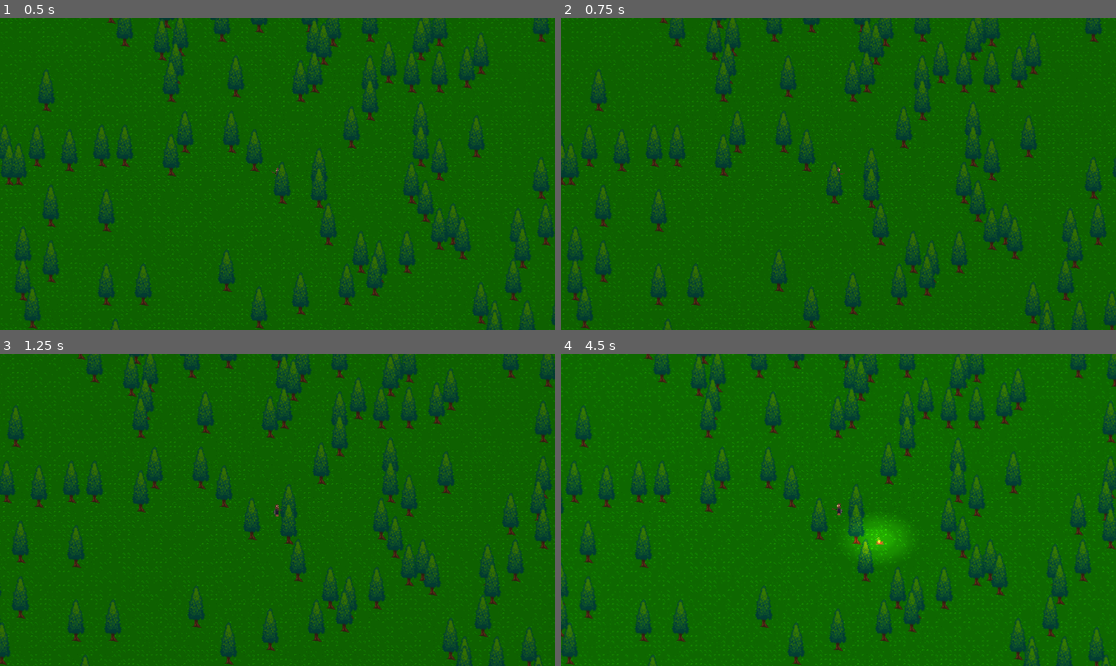
Above: before the commit, frames 1-4 (two rows, left to right).
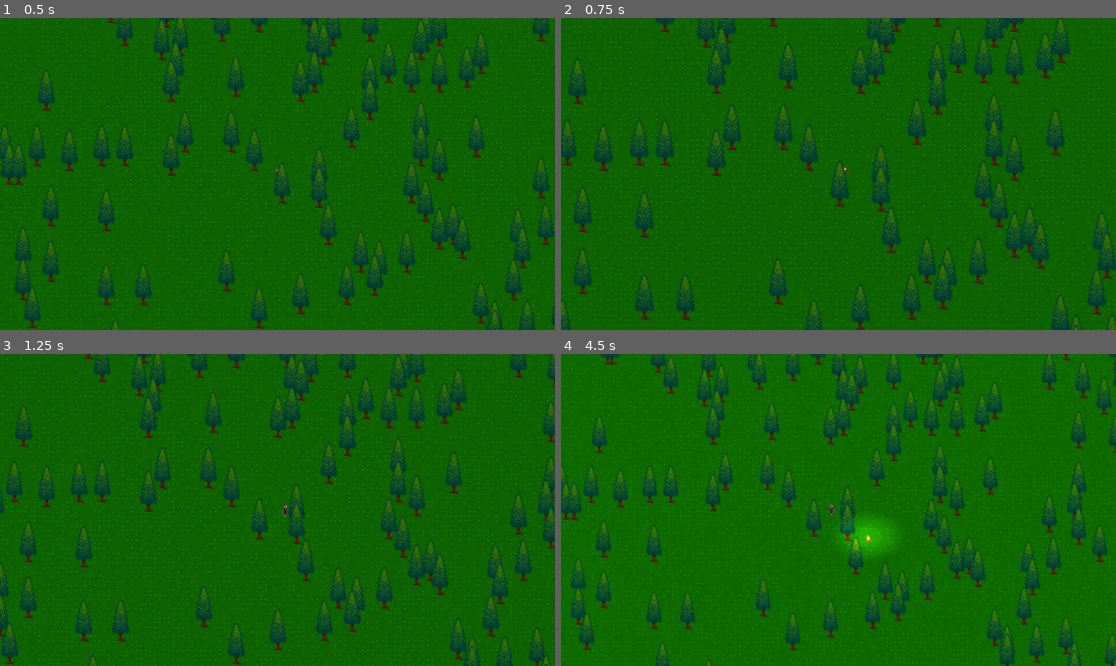
Above: after the commit, the same moments.

Repository: Mesiow/Amnesia
Game: Godot game, scene res://World/Scenes/World.tscn
Two runs of this game, one before a commit and one after it. Both use one fixed random seed, a clock stepped at 60 frames per second and the inputs below. Sound files missing from this copy of the repository are replaced by a short silence.
Inputs (mouse positions are in pixels of both pictures, inside the frame that each line leads up to):
- Up to frame 1 (0.5 s): no input
- Up to frame 2 (0.75 s): tap Enter at 0.5 s; move the mouse to (960, 158) at 0.52 s; hold D (right) from 0.53 s (still down); tap Shift (decrease_zoom, bound only after the commit) at 0.6 s
- Up to frame 3 (1.25 s): keep holding D (right); tap Z (increase_zoom, bound only after the commit) at 0.8 s
- Up to frame 4 (4.5 s): move the mouse to (727, 525) at 1.27 s; release D (right) at 1.28 s; hold S (down) 1.28-2.03 s; tap Z (increase_zoom, bound only after the commit) at 1.35, 2.3, 3.8, 4.35 s; tap Shift (decrease_zoom, bound only after the commit) at 1.55, 3.05, 3.6 s; move the mouse to (894, 441) at 2.02 s; press the mouse at (894, 441) at 2.03 s; hold D (right) 2.03-2.78 s; move the mouse to (810, 572) at 2.77 s; release the mouse at (810, 572) at 2.78 s; hold W (up) 2.78-3.53 s; tap F (use) at 2.85 s; move the mouse to (1005, 556) at 3.52 s; hold A (left) from 3.53 s (still down); move the mouse to (672, 463) at 4.27 s

Frame 1 is identical in both runs. In frame 2, 27% of the frame differs, in the area x 0-100%, y 0-100%; in frame 3, 24%; in frame 4, 29%.

Commit message:
day/night cycle now loops

Diff:
--- a/Environment/Scenes/DayNightCycle.tscn
+++ b/Environment/Scenes/DayNightCycle.tscn
@@ -1,7 +1,8 @@
-[gd_scene load_steps=4 format=2]
+[gd_scene load_steps=5 format=2]
 
 [ext_resource path="res://Environment/Scripts/DayNightCycle.gd" type="Script" id=1]
 [ext_resource path="res://Environment/Sounds/Nature Ambiance-SoundBible.com-1444637890.ogg" type="AudioStream" id=2]
+[ext_resource path="res://Environment/Sounds/Night_Sounds_-_Crickets-Lisa_Redfern-591005346.ogg" type="AudioStream" id=3]
 
 [sub_resource type="Animation" id=1]
 resource_name = "NightTransition"
@@ -33,4 +34,13 @@
 volume_db = -80.0
 
 [node name="NightTimeAmbience" type="AudioStreamPlayer" parent="."]
+stream = ExtResource( 3 )
+volume_db = -80.0
+
+[node name="DayTimer" type="Timer" parent="."]
+wait_time = 0.01
+
+[node name="NightTimer" type="Timer" parent="."]
 [connection signal="animation_finished" from="CanvasModulate/Cycle" to="." method="_on_Cycle_animation_finished"]
+[connection signal="timeout" from="DayTimer" to="." method="_on_DayTimer_timeout"]
+[connection signal="timeout" from="NightTimer" to="." method="_on_NightTimer_timeout"]
--- a/Environment/Scripts/DayNightCycle.gd
+++ b/Environment/Scripts/DayNightCycle.gd
@@ -7,19 +7,26 @@
 const nightTint=Color(42, 42, 42, 255)
 var currentTint = null
 
+onready var dayTimer=$DayTimer
+onready var nightTimer=$NightTimer
+
 onready var dayNoise=$DayTimeAmbience
+onready var nightNoise=$NightTimeAmbience
 onready var cycle=$CanvasModulate/Cycle
 onready var canvas=$CanvasModulate
 #onready var firepitLight = get_parent().get_node("Firepit").get_node("Light")
 
-var night = true
-var day = false
+enum time{DAY = 0, NIGHT}
+var currentTime = null
 
 func _ready():
-	set_process(true)
-	playDayAmbience()
-	yield(get_tree().create_timer(20.0), "timeout")
-	startNight()
+	dayTimer.wait_time = 5 #5 minutes
+	nightTimer.wait_time = 5
+
+	currentTime = time.DAY
+	playAmbience(currentTime)
+
+	dayTimer.start() # begin night timer
 	pass
 
 func _process(delta):
@@ -31,38 +38,53 @@
 
 func startDay():
 	cycle.play_backwards("NightTransition")
-	day = true
-	night = false
-	playDayAmbience()
+	currentTime = time.DAY
+	playAmbience(currentTime)
 	pass
 
 func startNight():
 	cycle.play("NightTransition")
-	night = true
-	day = false
+	currentTime = time.NIGHT
 	pass
 
 func _on_Cycle_animation_finished(anim_name):
-	if anim_name == "NightTransition" and night:
-		stopDayAmbience()
-		#yield(get_tree().create_timer(3), "timeout") #wait 1 minute till day
-		#startDay()
-	#elif anim_name == "NightTransition" and day:
-	#	yield(get_tree().create_timer(3), "timeout")
-	#	startNight()
+	if anim_name == "NightTransition" and currentTime == time.NIGHT:
+		stopAmbience(time.DAY)
+		playAmbience(currentTime)
+		nightTimer.start() #if it was night countdown night timer
+	elif anim_name == "NightTransition" and currentTime == time.DAY:
+		stopAmbience(time.NIGHT)
+		playAmbience(currentTime)
+		dayTimer.start()
 	pass
 
-func playDayAmbience():
-	dayNoise.play()
-	if dayNoise.playing:
-		for i in range(dayNoise.volume_db, -15): #raise volume slowly
-			dayNoise.volume_db+=1
+func playAmbience(time):
+	match time:
+		0:
+			dayNoise.play()
+			if dayNoise.playing:
+				for i in range(dayNoise.volume_db, -15): #raise volume slowly
+					dayNoise.volume_db+=1
+		1:
+				nightNoise.play()
+				if nightNoise.playing:
+					for i in range(nightNoise.volume_db, -15): #raise volume slowly
+						nightNoise.volume_db+=1
 	pass
 
-func stopDayAmbience():
-	if dayNoise.playing:
-		for i in range(dayNoise.volume_db, -80):
-			dayNoise.volume_db -= 1
+func stopAmbience(time):
+	match time:
+		0: dayNoise.stop()
+		1: nightNoise.stop()
+	pass
 
-	dayNoise.stop()
+func _on_DayTimer_timeout():
+	startNight()
+	dayTimer.stop()
 	pass
+
+
+func _on_NightTimer_timeout():
+	startDay()
+	nightTimer.stop()
+	pass
--- a/Environment/Scripts/GeneratedMap.gd
+++ b/Environment/Scripts/GeneratedMap.gd
@@ -3,6 +3,7 @@
 onready var grassTiles=$Tiles/GrassTileSet
 onready var treeTiles=$Tiles/TreeTileSet
 
+const TILE_SIZE = 16
 const MAX_SIZE_X = 300
 const MAX_SIZE_Y = 200
 
--- a/Player/Scenes/Player.tscn
+++ b/Player/Scenes/Player.tscn
@@ -40,6 +40,12 @@
 visible = false
 scale = Vector2( 0.5, 0.5 )
 current = true
+limit_left = -1600
+limit_top = -1600
+limit_right = 4800
+limit_bottom = 3200
+limit_smoothed = true
+smoothing_enabled = true
 __meta__ = {
 "_edit_lock_": true
 }
--- a/Player/Scripts/Player.gd
+++ b/Player/Scripts/Player.gd
@@ -5,9 +5,12 @@
 
 const Firepit=preload("res://Environment/Scenes/Firepit.tscn")
 
+onready var map = get_parent().get_node("GeneratedMap")
+
 onready var rifle=$Hands/Rifle
 onready var anim=$AnimatedSprite
 onready var footstep=$Footstep
+onready var camera=$Camera2D
 
 var readyToShoot = true
 
@@ -34,6 +37,11 @@
 		pit.global_position = global_position
 		get_tree().get_root().get_node("/root/World").add_child(pit)
 
+	if Input.is_action_just_pressed("increase_zoom"):
+		camera.zoom += Vector2(0.1, 0.1)
+	if Input.is_action_just_pressed("decrease_zoom"):
+		camera.zoom += Vector2(-0.1, -0.1)
+
 	if Input.is_action_pressed("up"):
 		velocity.y = -speed
 		anim.play("moving")
@@ -50,6 +58,8 @@
 
 	if velocity == Vector2(0,0): #not moving
 		anim.stop()
+
+	keepPlayerInMap()
 	velocity = velocity.normalized()
 	velocity = move_and_slide(velocity * speed)
 	pass
@@ -62,7 +72,11 @@
 	rifle.sprite.flip_v=val
 	pass
 
-
 func _on_Footstep_finished():
 	footstep.stop()
 	pass
+
+func keepPlayerInMap():
+	global_position.x = clamp(global_position.x, 0 + map.START_X * map.TILE_SIZE + map.TILE_SIZE, map.MAX_SIZE_X * map.TILE_SIZE - map.TILE_SIZE)
+	global_position.y = clamp(global_position.y, 0 + map.START_Y * map.TILE_SIZE + map.TILE_SIZE, map.MAX_SIZE_Y * map.TILE_SIZE - map.TILE_SIZE)
+	pass
--- a/project.godot
+++ b/project.godot
@@ -62,6 +62,16 @@
 "events": [ Object(InputEventKey,"resource_local_to_scene":false,"resource_name":"","device":0,"alt":false,"shift":false,"control":false,"meta":false,"command":false,"pressed":false,"scancode":70,"unicode":0,"echo":false,"script":null)
  ]
 }
+increase_zoom={
+"deadzone": 0.5,
+"events": [ Object(InputEventKey,"resource_local_to_scene":false,"resource_name":"","device":0,"alt":false,"shift":false,"control":false,"meta":false,"command":false,"pressed":false,"scancode":90,"unicode":0,"echo":false,"script":null)
+ ]
+}
+decrease_zoom={
+"deadzone": 0.5,
+"events": [ Object(InputEventKey,"resource_local_to_scene":false,"resource_name":"","device":0,"alt":false,"shift":false,"control":false,"meta":false,"command":false,"pressed":false,"scancode":16777237,"unicode":0,"echo":false,"script":null)
+ ]
+}
 
 [rendering]
 
Not shown, added: Environment/Sounds/Night_Sounds_-_Crickets-Lisa_Redfern-591005346.ogg.import
Not shown, added: Environment/Sounds/Night_Sounds_-_Crickets-Lisa_Redfern-591005346.ogg
